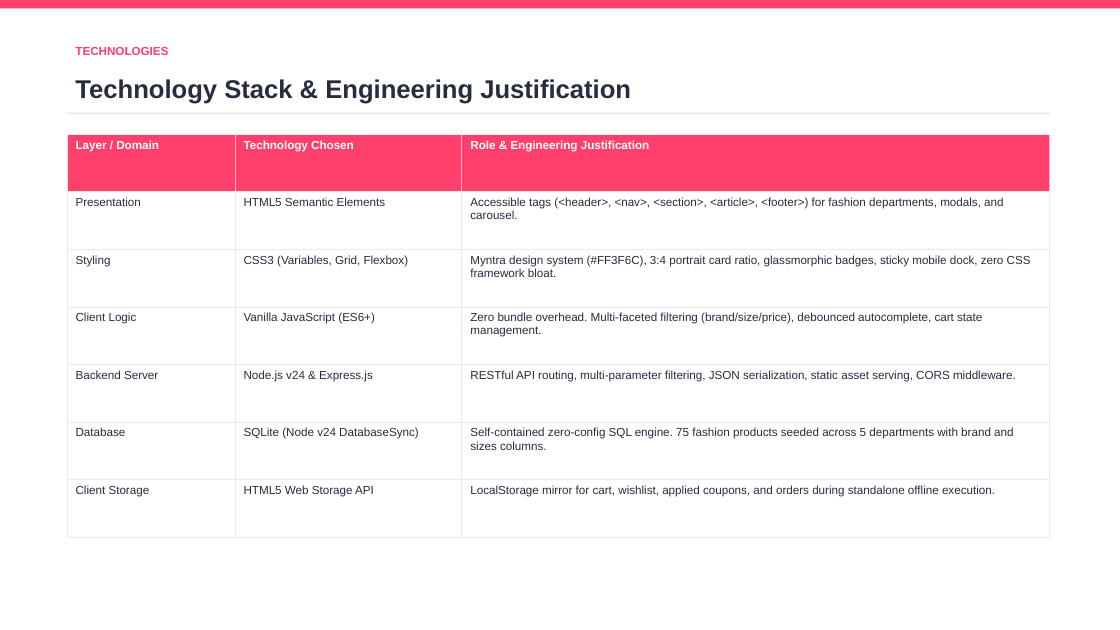
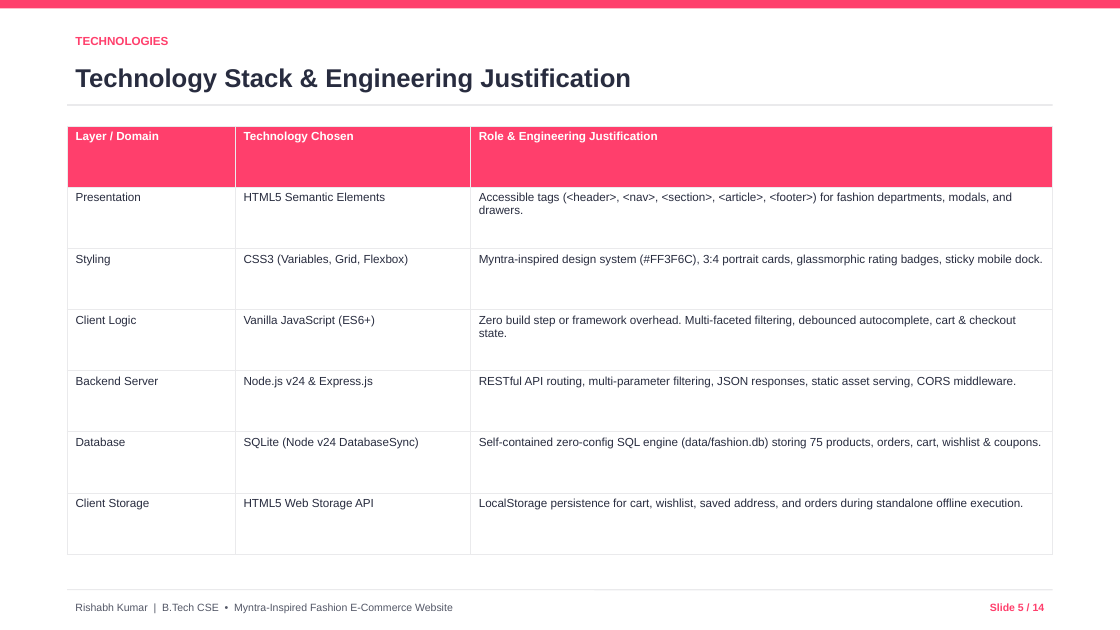
Before and after one commit to krishabh7928-jpg/meesho-clone-, a slide deck: slide 5 of Myntra_Fashion_BTech_Project_Presentation.pptx. Drawn at 1120x630 pixels with LibreOffice and Linux fonts; fonts in the diff are those of the drawing. Boxes give left, top, right and bottom in pixels: in the first picture for what was removed or moved away, otherwise in the second. Text is boxed around its words. In the diff, an @@ line names an element or a change of style, - is before the commit and + after.

```diff
--- a/Myntra_Fashion_BTech_Project_Presentation.pptx
+++ b/Myntra_Fashion_BTech_Project_Presentation.pptx
@@ text "TECHNOLOGIES": place and size @@
-text "TECHNOLOGIES" at [75, 47, 168, 55]
+text "TECHNOLOGIES" at [75, 37, 168, 45]
@@ text "Technology Stack & Engineering Justification": place and size @@
-text "Technology Stack & Engineering Justification" at [75, 79, 631, 104]
+text "Technology Stack & Engineering Justification" at [75, 68, 631, 93]
@@ line moved from (67, 113) - (1050, 113) to (67, 105) - (1053, 105) @@
@@ table at [67, 126, 1053, 555] @@
-row 2, column 3: Accessible tags (<header>, <nav>, <section>, <article>, <footer>) for fashion departments, modals, and carousel.
+row 2, column 3: Accessible tags (<header>, <nav>, <section>, <article>, <footer>) for fashion departments, modals, and drawers.
-row 3, column 3: Myntra design system (#FF3F6C), 3:4 portrait card ratio, glassmorphic badges, sticky mobile dock, zero CSS framework bloat.
+row 3, column 3: Myntra-inspired design system (#FF3F6C), 3:4 portrait cards, glassmorphic rating badges, sticky mobile dock.
-row 4, column 3: Zero bundle overhead. Multi-faceted filtering (brand/size/price), debounced autocomplete, cart state management.
+row 4, column 3: Zero build step or framework overhead. Multi-faceted filtering, debounced autocomplete, cart & checkout state.
-row 5, column 3: RESTful API routing, multi-parameter filtering, JSON serialization, static asset serving, CORS middleware.
+row 5, column 3: RESTful API routing, multi-parameter filtering, JSON responses, static asset serving, CORS middleware.
-row 6, column 3: Self-contained zero-config SQL engine. 75 fashion products seeded across 5 departments with brand and sizes columns.
+row 6, column 3: Self-contained zero-config SQL engine (data/fashion.db) storing 75 products, orders, cart, wishlist & coupons.
-row 7, column 3: LocalStorage mirror for cart, wishlist, applied coupons, and orders during standalone offline execution.
+row 7, column 3: LocalStorage persistence for cart, wishlist, saved address, and orders during standalone offline execution.
@@ table: place and size @@
-table at [67, 134, 1050, 538]
+table at [67, 126, 1053, 555]
@@ line added from (67, 590) to (1053, 590), #EAEAEC 1 pt @@
@@ text added at [75, 603, 453, 613], 9 pt, text #535766 @@
+Rishabh Kumar | B.Tech CSE • Myntra-Inspired Fashion E-Commerce Website
@@ text added at [990, 603, 1045, 611], 9 pt, text #FF3F6C, bold @@
+Slide 5 / 14
```
Also in this commit, not shown: 12 other slides changed, 1 slide added, 1 slide removed, 3 other files.
